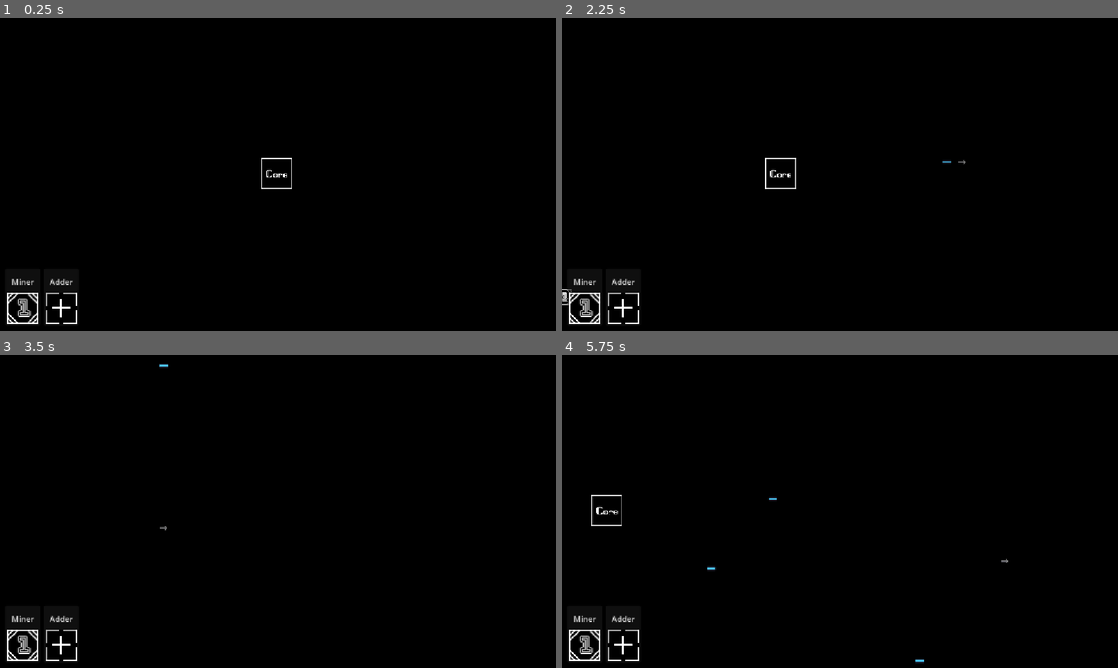
Above: before the commit, frames 1-4 (two rows, left to right).
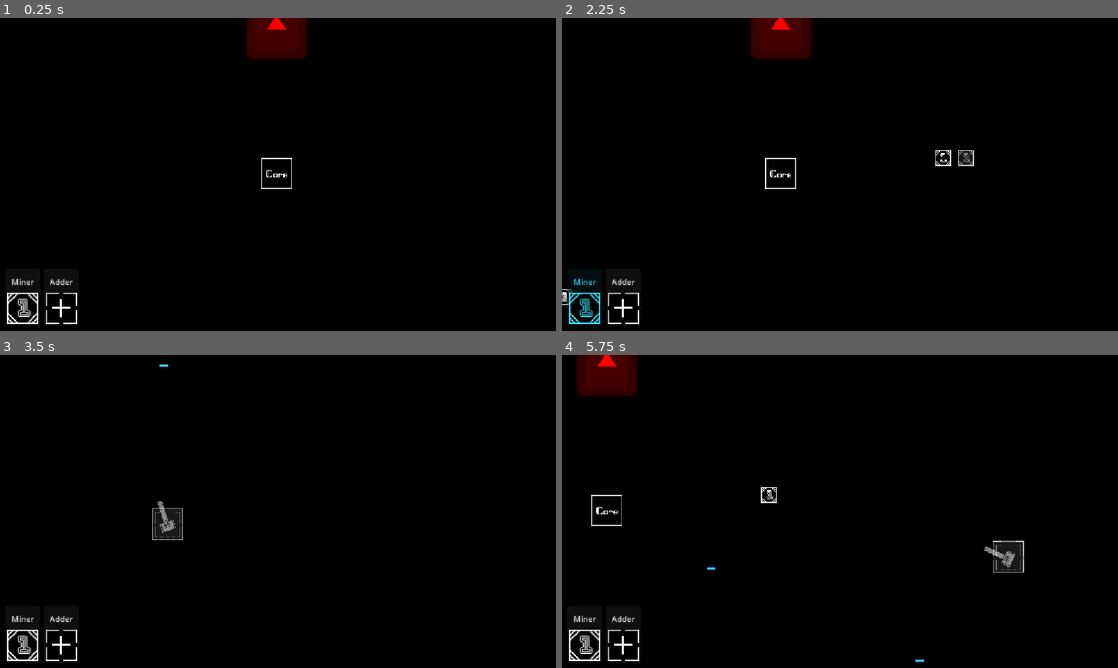
Above: after the commit, the same moments.

Repository: ast4rt3/math-matic
Game: Godot game, scene res://world.tscn
Same seed, same stepped clock (60 frames per second), same inputs: the game is played once before the commit and once after it. The engine's default icon, where the game draws it, is replaced by a stand-in: a white triangle on a blue panel in a dark square.
Inputs (mouse positions are in pixels of both pictures, inside the frame that each line leads up to):
- Up to frame 1 (0.25 s): no input
- Up to frame 2 (2.25 s): click "Miner" at 0.5 s; click "Adder" at 1.25 s; tap Enter at 2 s; move the mouse to (962, 158) at 2.02 s; hold D from 2.03 s (still down); tap 1 at 2.1 s; click (962, 158) at 2.17 s
- Up to frame 3 (3.5 s): tap 2 at 2.3, 2.85 s; move the mouse to (166, 527) at 2.77 s; release D at 2.78 s; hold S from 2.78 s (still down); click (166, 527) at 2.92 s; tap 3 at 3.05 s
- Up to frame 4 (5.75 s): move the mouse to (895, 442) at 3.52 s; release S at 3.53 s; hold D 3.53-4.28 s; tap 3 at 3.6, 5.3 s; click (895, 442) at 3.67 s; tap 1 at 3.8, 4.35 s; move the mouse to (812, 574) at 4.27 s; hold W 4.28-5.03 s; click (812, 574) at 4.42 s; tap 2 at 4.55, 5.1 s; move the mouse to (1006, 558) at 5.02 s; hold A from 5.03 s (still down); click (1006, 558) at 5.17 s

The runs differ from the first frame. In frame 1, 1.5% of the frame differs, in the area x 44-56%, y 0-14%; in frame 2, 2.0%; in frame 3, 0.6%; in frame 4, 2.2%, in the area x 2-84%, y 0-70%.

Commit message:
feat: Added turrets!

Diff:
--- a/GridSystem.gd
+++ b/GridSystem.gd
@@ -34,14 +34,15 @@
 			_solid_cells.append(cell)
 
 func add_building(building: Node2D, b_type: String):
-	var size = 32 if b_type == "miner" else 64
+	var size = get_building_size(b_type)
 	var top_left = building.global_position - Vector2(size/2, size/2)
 	var start_cell = pos_to_cell(top_left)
 	var cells = size / 4
 	for x in range(cells):
 		for y in range(cells):
 			var c = start_cell + Vector2i(x, y)
-			grid_data[c] = { "type": b_type, "ref": building }
+			var is_b = true
+			grid_data[c] = { "type": b_type, "ref": building, "is_building": is_b }
 
 	if wire_system:
 		var wire_tiles = size / 16
@@ -66,8 +67,13 @@
 	building.queue_free()
 	update_astar()
 
+func get_building_size(b_type: String) -> int:
+	if b_type == "miner": return 32
+	if b_type == "adder" or b_type == "turret" or b_type == "core": return 64
+	return 32
+
 func can_place_building(pos: Vector2, b_type: String) -> bool:
-	var size = 32 if b_type == "miner" else 64
+	var size = get_building_size(b_type)
 	var top_left = pos - Vector2(size/2, size/2)
 
 	if top_left.x < limit_left or top_left.y < limit_top or (top_left.x + size) > limit_right or (top_left.y + size) > limit_bottom:
--- a/WireSystem.gd
+++ b/WireSystem.gd
@@ -84,7 +84,7 @@
 				in_dir = p - preview_points[i-1]
 
 			var is_blocked = false
-			if grid_system.grid_data.has(cell) and (grid_system.grid_data[cell].type == "core" or grid_system.grid_data[cell].type == "miner" or grid_system.grid_data[cell].type == "adder"):
+			if grid_system.grid_data.has(cell) and grid_system.grid_data[cell].get("is_building", true):
 				is_blocked = true
 
 			if debug_mode:
@@ -103,12 +103,20 @@
 				draw_polyline(pts, c_outline, outline_width, true)
 				draw_polyline(pts, c_wire, wire_width, true)
 
-func tick_items(nodes: Array[Node]):
-	# Pass 1: Generate items from Miners into adjacent wires
+func tick_items(nodes: Array[Node], current_tick: int):
+	# Pass 1: Generate items from Miners or Adders into adjacent wires
 	for child in nodes:
 		if child.has_node("OutputPort") and child.name != "Core":
+			var is_miner = not child.has_method("can_receive")
+
+			var ticks_per_gen = child.get("ticks_per_generation")
+			if ticks_per_gen == null:
+				ticks_per_gen = 5 if is_miner else 2 # Default: Miner=5 ticks (0.5s), Adder=2 ticks (0.2s)
+
+			if current_tick % ticks_per_gen != 0:
+				continue
+
 			if child.has_method("can_output") and not child.can_output(): continue
-			var is_miner = not child.has_method("can_receive")
 			var size = 32 if is_miner else 64
 			var top_left = child.global_position - Vector2(size/2, size/2)
 			var wire_tiles = size / 16
@@ -170,8 +178,8 @@
 						miner_round_robin[child] = (idx + 1) % valid_outputs.size()
 						break
 
-func process_items(delta: float):
-	var speed = 64.0
+func process_items(delta: float, game_speed: float):
+	var speed = 300.0 * game_speed
 
 	for t in wire_grid:
 		var w = wire_grid[t]
@@ -196,7 +204,7 @@
 
 				if grid_system.grid_data.has(cell_4x4):
 					var b = grid_system.grid_data[cell_4x4]
-					if b.type == "core" or b.type == "miner" or b.type == "adder":
+					if b.type == "core" or b.type == "miner" or b.type == "adder" or b.type == "turret":
 						var can_receive = true
 						if b.ref.has_method("can_receive"):
 							can_receive = b.ref.can_receive(t)
--- /dev/null
+++ b/buildings/Bullet.tscn
@@ -0,0 +1,27 @@
+[gd_scene load_steps=3 format=3]
+
+[ext_resource type="Script" path="res://buildings/bullet.gd" id="1_scr"]
+
+[sub_resource type="CircleShape2D" id="CircleShape2D_bul"]
+radius = 16.0
+
+[node name="Bullet" type="Node2D"]
+script = ExtResource("1_scr")
+z_index = 50
+
+[node name="Label" type="Label" parent="."]
+offset_left = -16.0
+offset_top = -16.0
+offset_right = 16.0
+offset_bottom = 16.0
+text = "1"
+horizontal_alignment = 1
+vertical_alignment = 1
+theme_override_font_sizes/font_size = 24
+
+[node name="Area2D" type="Area2D" parent="."]
+
+[node name="CollisionShape2D" type="CollisionShape2D" parent="Area2D"]
+shape = SubResource("CircleShape2D_bul")
+
+[connection signal="area_entered" from="Area2D" to="." method="_on_area_2d_area_entered"]
--- /dev/null
+++ b/buildings/EnemyDummy.tscn
@@ -0,0 +1,20 @@
+[gd_scene load_steps=4 format=3]
+
+[ext_resource type="Script" path="res://buildings/enemy_dummy.gd" id="1_scr"]
+[ext_resource type="Texture2D" path="res://icon.svg" id="2_tex"]
+
+[sub_resource type="RectangleShape2D" id="RectangleShape2D_enemy"]
+size = Vector2(128, 128)
+
+[node name="EnemyDummy" type="Node2D"]
+script = ExtResource("1_scr")
+z_index = 10
+
+[node name="Sprite2D" type="Sprite2D" parent="."]
+texture = ExtResource("2_tex")
+modulate = Color(1, 0, 0, 1)
+
+[node name="Area2D" type="Area2D" parent="."]
+
+[node name="CollisionShape2D" type="CollisionShape2D" parent="Area2D"]
+shape = SubResource("RectangleShape2D_enemy")
--- /dev/null
+++ b/buildings/Turret.tscn
@@ -0,0 +1,27 @@
+[gd_scene load_steps=5 format=3]
+
+[ext_resource type="Script" path="res://buildings/turret.gd" id="1_scr"]
+[ext_resource type="Texture2D" path="res://buildings/turret/turretBody.png" id="2_tex"]
+[ext_resource type="Texture2D" path="res://buildings/turret/turretHead.png" id="3_tex"]
+
+[sub_resource type="RectangleShape2D" id="RectangleShape2D_turret"]
+size = Vector2(64, 64)
+
+[node name="Turret" type="Node2D"]
+script = ExtResource("1_scr")
+
+[node name="Body" type="Sprite2D" parent="."]
+texture = ExtResource("2_tex")
+
+[node name="Head" type="Sprite2D" parent="."]
+position = Vector2(0, 5)
+texture = ExtResource("3_tex")
+offset = Vector2(0, -23)
+
+[node name="Muzzle" type="Marker2D" parent="Head"]
+position = Vector2(-20, -100)
+
+[node name="Clickarea" type="Area2D" parent="."]
+
+[node name="CollisionShape2D" type="CollisionShape2D" parent="Clickarea"]
+shape = SubResource("RectangleShape2D_turret")
--- /dev/null
+++ b/buildings/bullet.gd
@@ -0,0 +1,17 @@
+extends Node2D
+
+var speed: float = 400.0
+var damage: float = 1.0
+
+func _process(delta: float):
+	position += Vector2.RIGHT.rotated(rotation) * speed * delta
+
+	# Clean up after traveling a distance
+	if position.length() > 3000:
+		queue_free()
+
+func _on_area_2d_area_entered(area: Area2D):
+	if area.get_parent().is_in_group("enemies"):
+		if area.get_parent().has_method("take_damage"):
+			area.get_parent().take_damage(damage)
+		queue_free()
--- /dev/null
+++ b/buildings/enemy_dummy.gd
@@ -0,0 +1,7 @@
+extends Node2D
+
+func _ready():
+	add_to_group("enemies")
+
+func take_damage(amount: float):
+	pass # Invincible!
--- /dev/null
+++ b/buildings/turret.gd
@@ -0,0 +1,60 @@
+extends Node2D
+
+var ammo: int = 0
+var fire_rate_buff: float = 0.0
+var damage_buff: float = 0.0
+
+var base_fire_rate: float = 1.0 # 1 shot per second
+var base_damage: float = 1.0
+
+var time_since_last_shot: float = 0.0
+var target: Node2D = null
+
+@onready var head = $Head
+@onready var muzzle = $Head/Muzzle
+
+var bullet_scene = preload("res://buildings/Bullet.tscn")
+
+func _ready():
+	add_to_group("turrets")
+
+func _process(delta: float):
+	if target == null or not is_instance_valid(target):
+		_find_target()
+
+	if target != null and is_instance_valid(target):
+		var dir = (target.global_position - head.global_position).normalized()
+		var target_angle = dir.angle() + PI / 2.0
+		head.rotation = lerp_angle(head.rotation, target_angle, 10.0 * delta)
+
+		var current_fire_rate = max(0.1, base_fire_rate - fire_rate_buff)
+		time_since_last_shot += delta
+
+		if time_since_last_shot >= current_fire_rate and ammo > 0:
+			shoot()
+
+func _find_target():
+	var enemies = get_tree().get_nodes_in_group("enemies")
+	if enemies.size() > 0:
+		target = enemies[0] # Just grab the first one for now
+
+func shoot():
+	ammo -= 1
+	time_since_last_shot = 0.0
+
+	var bullet = bullet_scene.instantiate()
+	bullet.global_position = muzzle.global_position
+	bullet.rotation = head.rotation - PI / 2.0
+	bullet.damage = base_damage + damage_buff
+	get_tree().current_scene.add_child(bullet)
+
+func can_receive(source: Vector2i) -> bool:
+	return true # Can always receive items
+
+func receive(val: float, source: Vector2i):
+	if val == 1.0:
+		ammo += 1
+	elif val < 0:
+		fire_rate_buff += abs(val) * 0.1 # Example buff scaling
+	elif val > 1:
+		damage_buff += val
--- a/world.gd
+++ b/world.gd
@@ -10,16 +10,20 @@
 var grid_system
 var wire_system
 
-enum State { IDLE, PLACING_MINE, PLACING_ADDER, DRAWING_WIRE, DELETING }
+enum State { IDLE, PLACING_MINE, PLACING_ADDER, PLACING_TURRET, DRAWING_WIRE, DELETING }
 var current_state: State = State.IDLE
 
+var global_game_speed: float = 1.0 # 0.0 = pause, 2.0 = fast forward, etc.
+var base_tick_rate: float = 0.1 # Global time unit (10 ticks per second)
 var tick_accumulator: float = 0.0
-var tick_rate: float = 0.4
+var current_tick: int = 0
 
 var mine_scene = preload("res://buildings/Mine.tscn")
 var mine_preview: Sprite2D = null
 var adder_scene = preload("res://buildings/Adder.tscn")
 var adder_preview: Sprite2D = null
+var turret_scene = preload("res://buildings/Turret.tscn")
+var turret_preview: Node2D = null
 
 var cursor_highlight: Sprite2D
 var building_highlight: ReferenceRect
@@ -94,6 +98,12 @@
 		$UI/MineButton.pressed.connect(start_placing_mine)
 	if has_node("UI/AdderButton"):
 		$UI/AdderButton.pressed.connect(start_placing_adder)
+
+	# Spawn a dummy enemy
+	var enemy_scene = preload("res://buildings/EnemyDummy.tscn")
+	var enemy = enemy_scene.instantiate()
+	enemy.global_position = Vector2(0, -300)
+	add_child(enemy)
 
 	grid_system.grid_data.clear()
 	grid_system.add_building(core, "core")
@@ -115,6 +125,9 @@
 	if adder_preview:
 		adder_preview.queue_free()
 		adder_preview = null
+	if turret_preview:
+		turret_preview.queue_free()
+		turret_preview = null
 
 func start_placing_mine():
 	if current_state == State.PLACING_MINE:
@@ -132,6 +145,9 @@
 	if adder_preview:
 		adder_preview.queue_free()
 		adder_preview = null
+	if turret_preview:
+		turret_preview.queue_free()
+		turret_preview = null
 
 	wire_system.preview_points.clear()
 	wire_system.queue_redraw()
@@ -152,6 +168,31 @@
 	if mine_preview:
 		mine_preview.queue_free()
 		mine_preview = null
+	if turret_preview:
+		turret_preview.queue_free()
+		turret_preview = null
+
+	wire_system.preview_points.clear()
+	wire_system.queue_redraw()
+
+func start_placing_turret():
+	if current_state == State.PLACING_TURRET:
+		current_state = State.IDLE
+		if turret_preview:
+			turret_preview.queue_free()
+			turret_preview = null
+		return
+	current_state = State.PLACING_TURRET
+	if turret_preview == null:
+		turret_preview = turret_scene.instantiate()
+		turret_preview.modulate.a = 0.5
+		add_child(turret_preview)
+	if mine_preview:
+		mine_preview.queue_free()
+		mine_preview = null
+	if adder_preview:
+		adder_preview.queue_free()
+		adder_preview = null
 
 	wire_system.preview_points.clear()
 	wire_system.queue_redraw()
@@ -168,7 +209,13 @@
 			target_zoom.y = max(target_zoom.y, 0.2)
 
 	if event is InputEventKey and event.pressed and not event.echo:
-		if event.keycode == KEY_F3:
+		if event.keycode == KEY_1:
+			start_placing_mine()
+		elif event.keycode == KEY_2:
+			start_placing_adder()
+		elif event.keycode == KEY_3:
+			start_placing_turret()
+		elif event.keycode == KEY_F3:
 			wire_system.debug_mode = not wire_system.debug_mode
 			wire_system.queue_redraw()
 		elif event.keycode == KEY_E or event.keycode == KEY_Q:
@@ -234,6 +281,9 @@
 			if current_state == State.PLACING_ADDER:
 				start_placing_adder()
 				return
+			if current_state == State.PLACING_TURRET:
+				start_placing_turret()
+				return
 			if current_state == State.DRAWING_WIRE:
 				start_drawing_wire()
 				return
@@ -268,6 +318,14 @@
 					add_child(adder)
 					grid_system.add_building(adder, "adder")
 				return
+			if current_state == State.PLACING_TURRET:
+				var snapped_pos = grid_system.snap_building(world_pos)
+				if grid_system.can_place_building(snapped_pos, "turret"):
+					var turret = turret_scene.instantiate()
+					turret.position = snapped_pos
+					add_child(turret)
+					grid_system.add_building(turret, "turret")
+				return
 			if current_state == State.IDLE:
 				start_drawing_wire()
 			if current_state == State.DRAWING_WIRE:
@@ -289,7 +347,7 @@
 						elif i > 0:
 							dir = p - wire_system.preview_points[i-1]
 
-					if grid_system.grid_data.has(cell) and (grid_system.grid_data[cell].type == "core" or grid_system.grid_data[cell].type == "miner" or grid_system.grid_data[cell].type == "adder"):
+					if grid_system.grid_data.has(cell) and grid_system.grid_data[cell].get("is_building", true):
 						continue
 
 					if not wire_system.wire_grid.has(p):
@@ -328,12 +386,13 @@
 		target_zoom.y = clamp(target_zoom.y, min_zoom, 3.0)
 		camera.zoom = camera.zoom.lerp(target_zoom, 10.0 * delta)
 
-	tick_accumulator += delta
-	while tick_accumulator >= tick_rate:
-		tick_accumulator -= tick_rate
-		wire_system.tick_items(get_children())
-
-	wire_system.process_items(delta)
+	tick_accumulator += delta * global_game_speed
+	while tick_accumulator >= base_tick_rate:
+		tick_accumulator -= base_tick_rate
+		current_tick += 1
+		wire_system.tick_items(get_children(), current_tick)
+
+	wire_system.process_items(delta, global_game_speed)
 
 	if has_node("UI/MineButton"):
 		$UI/MineButton.modulate = Color(0.2, 0.9, 1.0) if current_state == State.PLACING_MINE else Color(1, 1, 1)
@@ -350,8 +409,11 @@
 	building_hover_highlight.visible = false
 	building_highlight.visible = false
 
-	if current_state == State.PLACING_MINE or current_state == State.PLACING_ADDER:
-		var size = 32 if current_state == State.PLACING_MINE else 64
+	if current_state == State.PLACING_MINE or current_state == State.PLACING_ADDER or current_state == State.PLACING_TURRET:
+		var b_type = "miner"
+		if current_state == State.PLACING_ADDER: b_type = "adder"
+		elif current_state == State.PLACING_TURRET: b_type = "turret"
+		var size = grid_system.get_building_size(b_type)
 		building_highlight.global_position = grid_system.snap_building(mouse_pos) - Vector2(size/2, size/2)
 		building_highlight.size = Vector2(size, size)
 		building_highlight.visible = true
@@ -359,14 +421,16 @@
 			mine_preview.global_position = grid_system.snap_building(mouse_pos)
 		if adder_preview:
 			adder_preview.global_position = grid_system.snap_building(mouse_pos)
+		if turret_preview:
+			turret_preview.global_position = grid_system.snap_building(mouse_pos)
 	else:
 		var hovered_building = null
 		if grid_system.grid_data.has(cell_pos):
 			hovered_building = grid_system.grid_data[cell_pos].ref
 
 		if hovered_building != null:
-			var is_miner = (grid_system.grid_data[cell_pos].type == "miner")
-			var size = 32 if is_miner else 64
+			var b_type = grid_system.grid_data[cell_pos].type
+			var size = grid_system.get_building_size(b_type)
 			building_hover_highlight.global_position = hovered_building.global_position - Vector2(size/2, size/2)
 			building_hover_highlight.size = Vector2(size, size)
 			building_hover_highlight.visible = true
Not shown, added: buildings/bullet.gd.uid
Not shown, added: buildings/enemy_dummy.gd.uid
Not shown, added: buildings/turret.gd.uid
Binary file added: buildings/turret/turretBody.png
Not shown, added: buildings/turret/turretBody.png.import
Binary file added: buildings/turret/turretHead.png
Not shown, added: buildings/turret/turretHead.png.import
